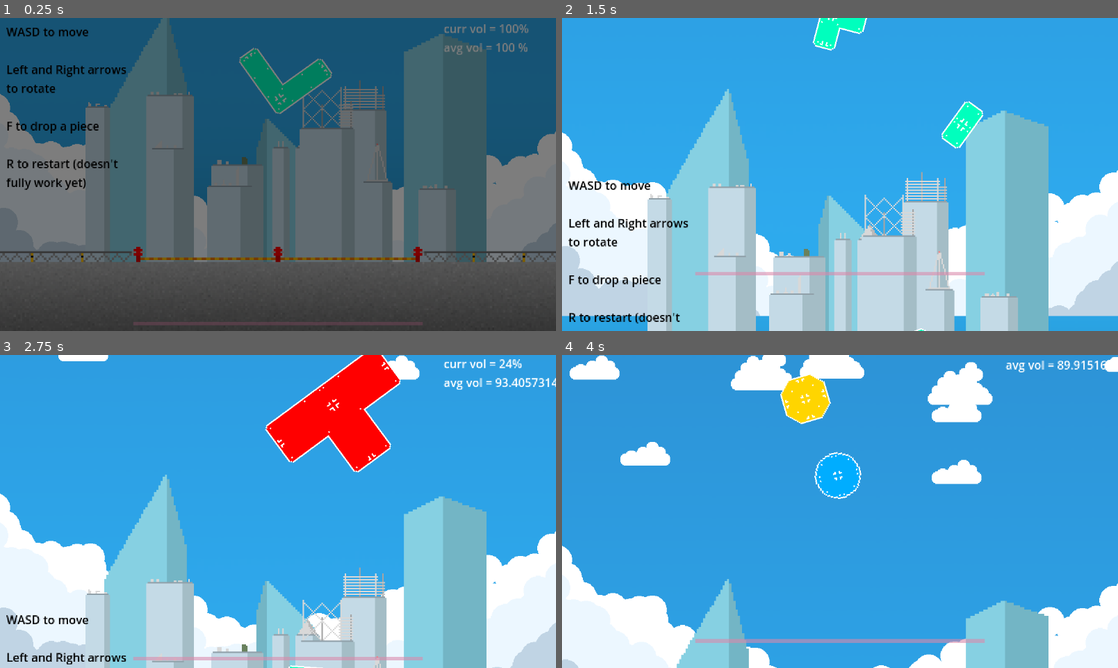
Above: before the commit, frames 1-4 (two rows, left to right).
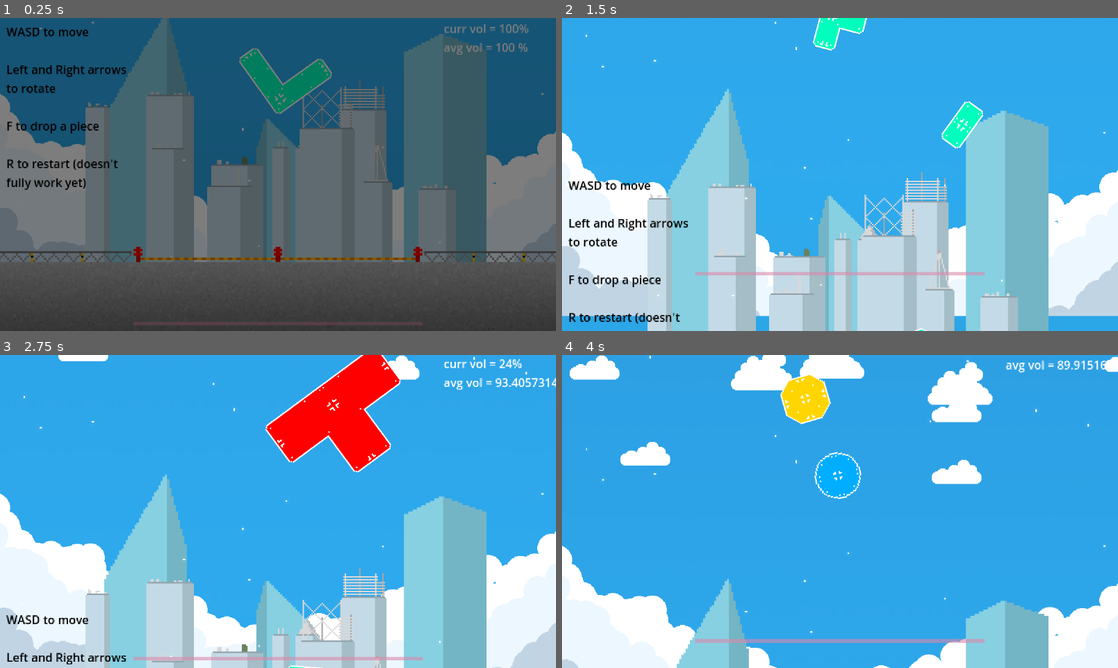
Above: after the commit, the same moments.

Repository: drew-abbo/gmtk_game_jam_game
Game: Godot game, scene res://main.tscn
The game is run twice, just before and just after one commit, with the same random seed, the same clock (stepped at 60 frames per second) and the same inputs.
Inputs:
- Up to frame 1 (0.25 s): no input
- Up to frame 2 (1.5 s): hold D (move_right) 0.53-1.28 s; tap F (drop_piece) at 0.6, 1.35 s; hold S (move_down) from 1.28 s (still down)
- Up to frame 3 (2.75 s): release S (move_down) at 2.03 s; hold D (move_right) from 2.03 s (still down); tap F (drop_piece) at 2.1 s
- Up to frame 4 (4 s): release D (move_right) at 2.78 s; hold W (move_up) 2.78-3.53 s; tap F (drop_piece) at 2.85, 3.6 s; hold A (move_left) from 3.53 s (still down)

The runs differ from the first frame. In frame 1, less than 0.1% of the frame differs, in the area x 7-98%, y 1-77%; in frame 2, less than 0.1%; in frame 3, less than 0.1%; in frame 4, less than 0.1%, in the area x 4-98%, y 0-89%.

Commit message:
Added a lot of stars background assets

Diff:
--- a/main.tscn
+++ b/main.tscn
@@ -11,6 +11,8 @@
 [ext_resource type="Texture2D" uid="uid://btg7upffay7jj" path="res://Assets/Skyline 3.png" id="7_fav1c"]
 [ext_resource type="Texture2D" uid="uid://cq186djbq03l5" path="res://Assets/Skyline 4.png" id="8_o7grl"]
 [ext_resource type="PackedScene" uid="uid://drbn1y7gxi1rk" path="res://FadeInFadeOut/fade_in_fade_out.tscn" id="11_8shxr"]
+[ext_resource type="Texture2D" uid="uid://ewhw6ogssb24" path="res://Assets/Stars BG 1.png" id="11_ua2g3"]
+[ext_resource type="Texture2D" uid="uid://jprf5ga31br4" path="res://Assets/Galaxy 1.png" id="13_5ngrn"]
 
 [sub_resource type="PhysicsMaterial" id="PhysicsMaterial_y6qcd"]
 friction = 0.0
@@ -135,8 +137,8 @@
 [node name="ParallaxLayer" type="ParallaxLayer" parent="WorldGraphics/ParallaxBackground"]
 
 [node name="SKY" type="Sprite2D" parent="WorldGraphics/ParallaxBackground/ParallaxLayer"]
-position = Vector2(0, -3970)
-scale = Vector2(4.63281, 0.998291)
+position = Vector2(0, -7897)
+scale = Vector2(4.633, 2)
 texture = ExtResource("2_s0x10")
 
 [node name="Clouds 1" type="ParallaxLayer" parent="WorldGraphics/ParallaxBackground"]
@@ -241,6 +243,21 @@
 position = Vector2(317, -503)
 texture = ExtResource("6_7rwo3")
 
+[node name="Stars 1" type="ParallaxLayer" parent="WorldGraphics/ParallaxBackground"]
+motion_scale = Vector2(1, 0.25)
+motion_mirroring = Vector2(0, 648)
+
+[node name="Sprite2D" type="Sprite2D" parent="WorldGraphics/ParallaxBackground/Stars 1"]
+texture = ExtResource("11_ua2g3")
+
+[node name="Galaxy" type="ParallaxLayer" parent="WorldGraphics/ParallaxBackground"]
+motion_scale = Vector2(1, 0.25)
+
+[node name="Sprite2D" type="Sprite2D" parent="WorldGraphics/ParallaxBackground/Galaxy"]
+position = Vector2(0, -2500)
+scale = Vector2(8, 8)
+texture = ExtResource("13_5ngrn")
+
 [node name="GameOverDelayTimer" type="Timer" parent="."]
 wait_time = 3.0
 one_shot = true
--- /dev/null
+++ b/shooting_star.gd
@@ -0,0 +1,20 @@
+extends AnimatedSprite2D
+
+@onready var timer = $Timer
+
+var RNG = RandomNumberGenerator.new()
+# Called when the node enters the scene tree for the first time.
+func _ready():
+	pass # Replace with function body.
+
+
+# Called every frame. 'delta' is the elapsed time since the previous frame.
+func _process(delta):
+			shoot()
+func shoot():
+	if timer.time_left < 0.05:
+		RNG = randf_range(0, 10)
+		if RNG > 9:
+			play("Shoot")
+		if RNG < 9 and animation_finished:
+			play("Nothing")
--- /dev/null
+++ b/shooting_star.tscn
@@ -0,0 +1,91 @@
+[gd_scene load_steps=13 format=3 uid="uid://c4kvc17wjfced"]
+
+[ext_resource type="Texture2D" uid="uid://cy5ftmkggp34h" path="res://Assets/Shooting Star Sheet.png" id="1_3xyge"]
+[ext_resource type="Script" path="res://shooting_star.gd" id="2_3hkm3"]
+
+[sub_resource type="AtlasTexture" id="AtlasTexture_342o4"]
+atlas = ExtResource("1_3xyge")
+region = Rect2(0, 0, 16, 16)
+
+[sub_resource type="AtlasTexture" id="AtlasTexture_ibwqs"]
+atlas = ExtResource("1_3xyge")
+region = Rect2(0, 0, 32, 32)
+
+[sub_resource type="AtlasTexture" id="AtlasTexture_cjps0"]
+atlas = ExtResource("1_3xyge")
+region = Rect2(32, 0, 32, 32)
+
+[sub_resource type="AtlasTexture" id="AtlasTexture_o6u7y"]
+atlas = ExtResource("1_3xyge")
+region = Rect2(64, 0, 32, 32)
+
+[sub_resource type="AtlasTexture" id="AtlasTexture_bv5de"]
+atlas = ExtResource("1_3xyge")
+region = Rect2(96, 0, 32, 32)
+
+[sub_resource type="AtlasTexture" id="AtlasTexture_kaexd"]
+atlas = ExtResource("1_3xyge")
+region = Rect2(0, 32, 32, 32)
+
+[sub_resource type="AtlasTexture" id="AtlasTexture_e0npg"]
+atlas = ExtResource("1_3xyge")
+region = Rect2(32, 32, 32, 32)
+
+[sub_resource type="AtlasTexture" id="AtlasTexture_sxp3l"]
+atlas = ExtResource("1_3xyge")
+region = Rect2(64, 32, 32, 32)
+
+[sub_resource type="AtlasTexture" id="AtlasTexture_p3lt0"]
+atlas = ExtResource("1_3xyge")
+region = Rect2(96, 32, 32, 32)
+
+[sub_resource type="SpriteFrames" id="SpriteFrames_o8p2n"]
+animations = [{
+"frames": [{
+"duration": 1.0,
+"texture": SubResource("AtlasTexture_342o4")
+}],
+"loop": true,
+"name": &"Nothing",
+"speed": 5.0
+}, {
+"frames": [{
+"duration": 1.0,
+"texture": SubResource("AtlasTexture_ibwqs")
+}, {
+"duration": 1.0,
+"texture": SubResource("AtlasTexture_cjps0")
+}, {
+"duration": 1.0,
+"texture": SubResource("AtlasTexture_o6u7y")
+}, {
+"duration": 1.0,
+"texture": SubResource("AtlasTexture_bv5de")
+}, {
+"duration": 1.0,
+"texture": SubResource("AtlasTexture_kaexd")
+}, {
+"duration": 1.0,
+"texture": SubResource("AtlasTexture_e0npg")
+}, {
+"duration": 1.0,
+"texture": SubResource("AtlasTexture_sxp3l")
+}, {
+"duration": 1.0,
+"texture": SubResource("AtlasTexture_p3lt0")
+}],
+"loop": true,
+"name": &"Shoot",
+"speed": 10.0
+}]
+
+[node name="AnimatedSprite2D" type="AnimatedSprite2D"]
+sprite_frames = SubResource("SpriteFrames_o8p2n")
+animation = &"Shoot"
+autoplay = "Shoot"
+frame_progress = 0.757967
+script = ExtResource("2_3hkm3")
+
+[node name="Timer" type="Timer" parent="."]
+wait_time = 2.0
+autostart = true
Binary file added: Assets/Galaxy 1.png
Not shown, added: Assets/Galaxy 1.png.import
Binary file added: Assets/Shooting Star Sheet.png
Not shown, added: Assets/Shooting Star Sheet.png.import
Binary file added: Assets/Space Station.png
Not shown, added: Assets/Space Station.png.import
Binary file added: Assets/Stars BG 1.png
Not shown, added: Assets/Stars BG 1.png.import
Binary file added: Assets/Stars BG 2.png
Not shown, added: Assets/Stars BG 2.png.import
Not shown: 1 places in main.tscn that only renumber resources
